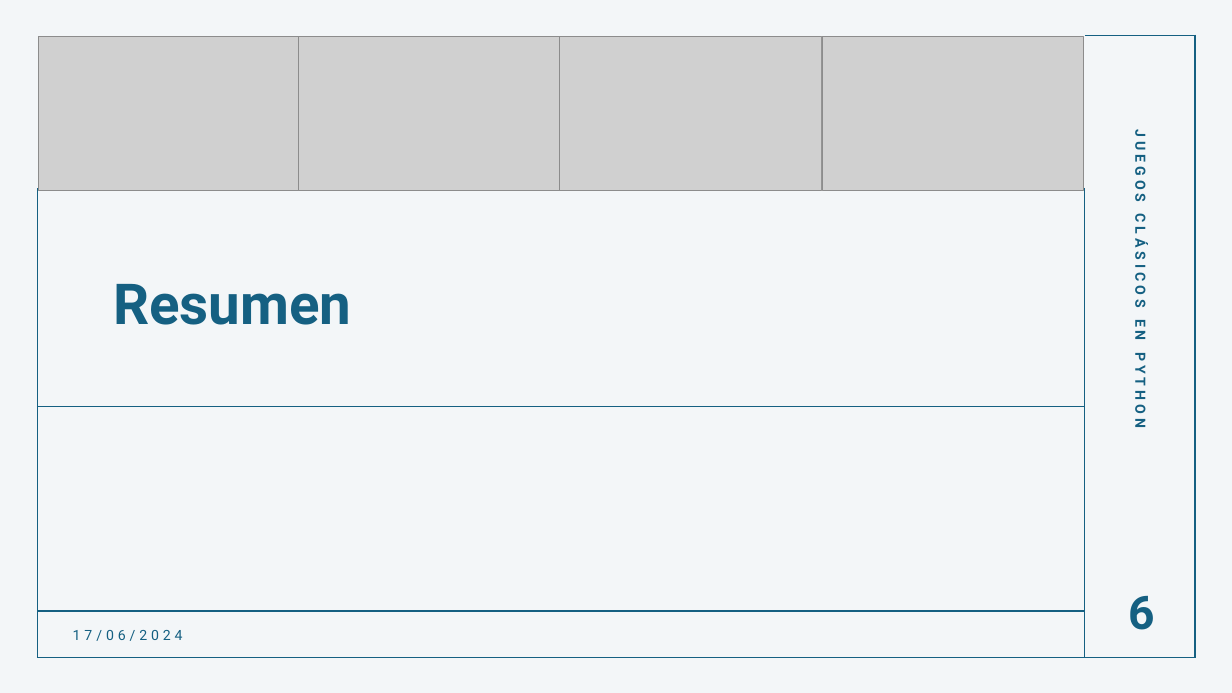
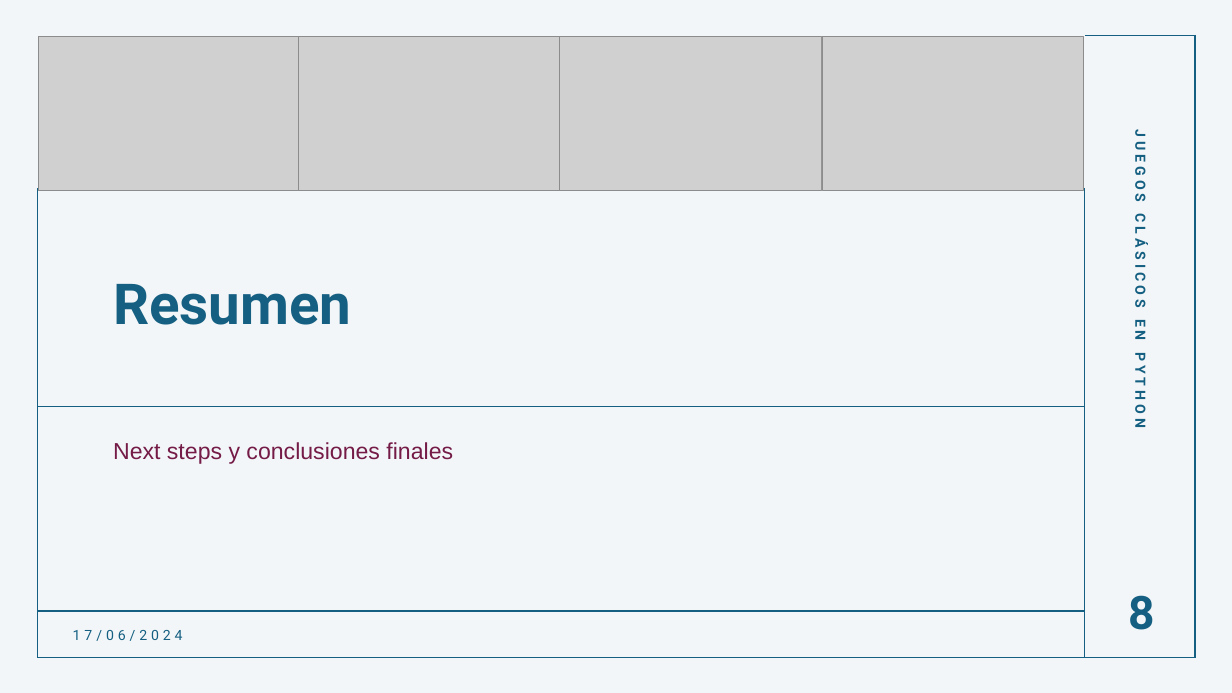
Before and after one commit to MaPitelli/proyecto-da-promo-i-modulo-1-team-2, a slide deck: slide 8 of Demo_2 Scrum.pptx (slide 6 before the commit). Drawn at 1232x693 pixels with LibreOffice and Linux fonts; fonts in the diff are those of the drawing; grey boxes stand for pictures. Boxes give left, top, right and bottom in pixels: in the first picture for what was removed or moved away, otherwise in the second. Text is boxed around its words. In the diff, an @@ line names an element or a change of style, - is before the commit and + after.

```diff
--- a/Demo_2 Scrum.pptx
+++ b/Demo_2 Scrum.pptx
@@ subtitle added at [113,442,453,464], 18 pt, text #741B47 @@
+Next steps y conclusiones finales
@@ page number at [1128,595,1154,630]: text changed @@
-6
+8
```
Also in this commit, not shown: 5 other slides changed.
